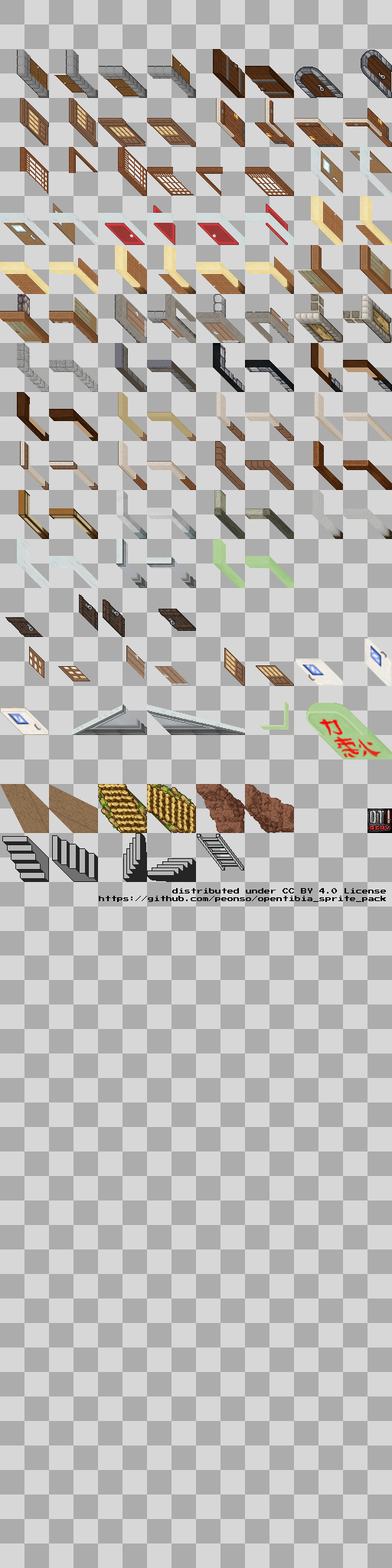
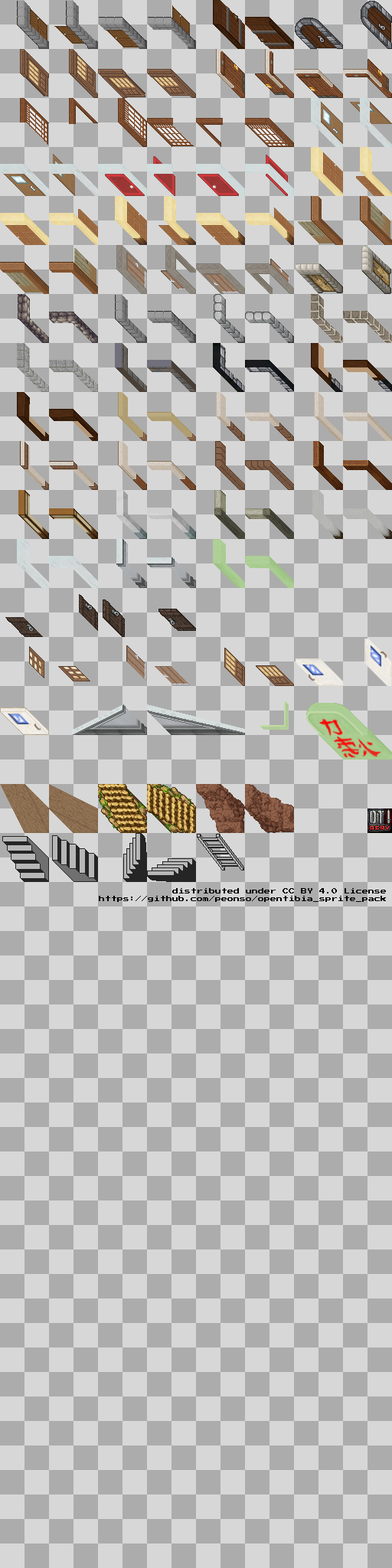
Revision of a layered 392 × 1568 image; what changed, layer by layer:
painted on "doors" over [0, 0, 392, 343]
